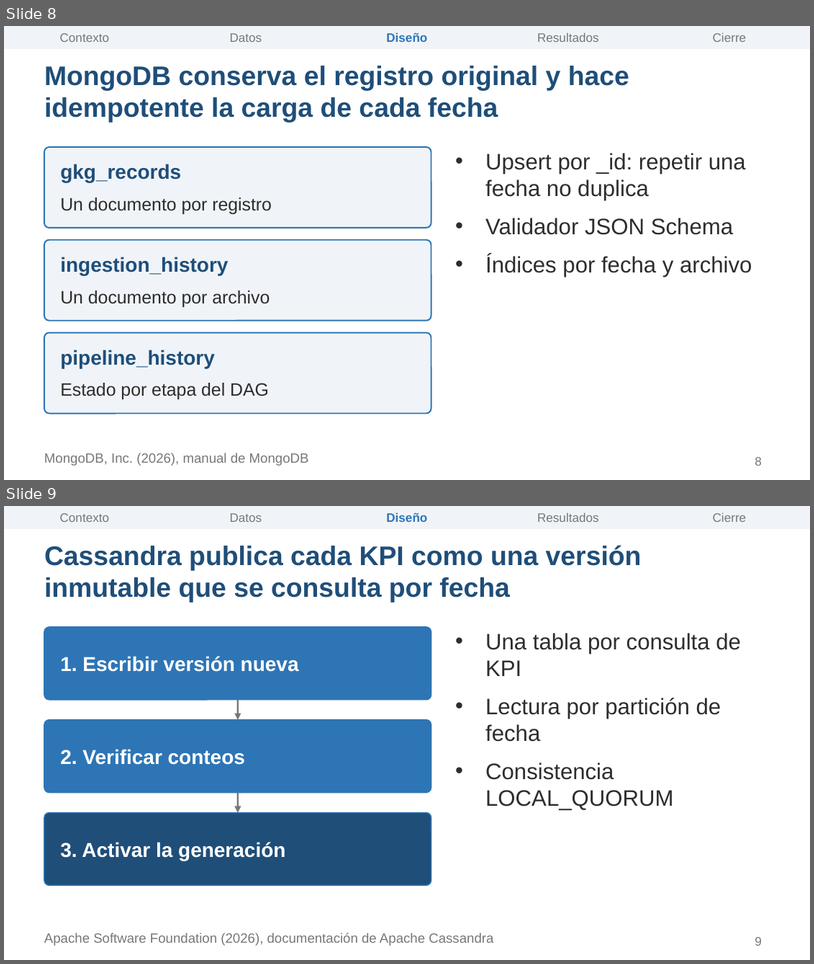
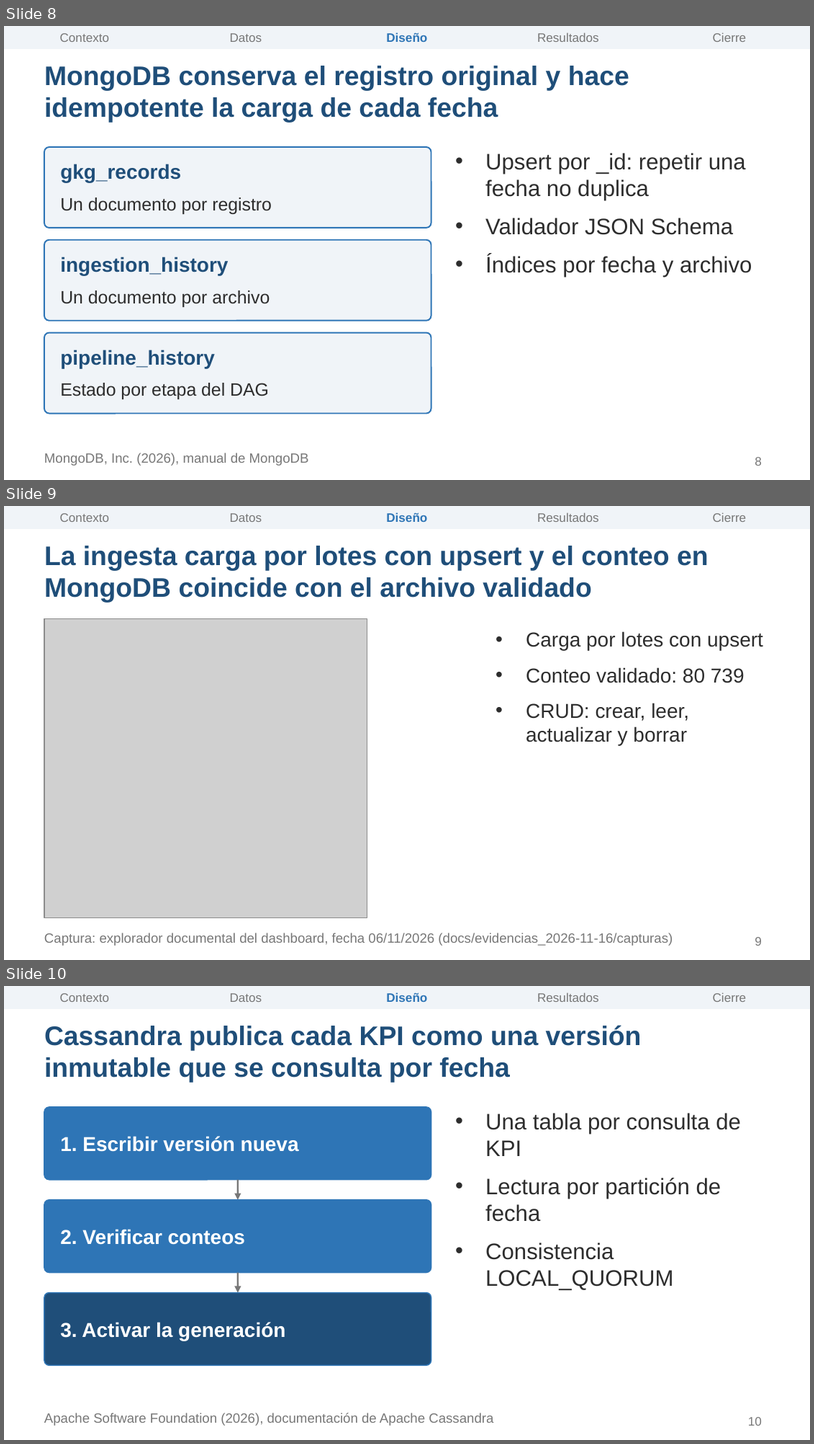
Before and after one commit to KarolayTamayoH/global-news-intelligence, a slide deck: docs/presentacion/global_news_intelligence.pptx. Shown one above the other, each under a label of ours: slides 8 and 9 before the commit, slides 8, 9 and 10 after it. The pictures are 814x964 and 814x1444 pixels, drawn with LibreOffice and Linux fonts; fonts in the diff are those of the drawing; grey boxes stand for pictures. Boxes give left, top, right and bottom in pixels: in the first picture for what was removed or moved away, otherwise in the second. Text is boxed around its words. In the diff, an @@ line names an element or a change of style, - is before the commit and + after.

```diff
--- a/docs/presentacion/global_news_intelligence.pptx
+++ b/docs/presentacion/global_news_intelligence.pptx
@@ slide 9 added at (4, 506, 810, 960), background #FFFFFF @@
@@ rectangle added at (4, 506, 810, 528), fill #F0F4F8, outline #F0F4F8 1 pt @@
@@ text added at (60, 513, 110, 522), 11 pt, text #777777 @@
+Contexto
@@ text added at (230, 513, 262, 522), 11 pt, text #777777 @@
+Datos
@@ text added at (386, 512, 427, 522), 11 pt, text #2E75B6, bold @@
+Diseño
@@ text added at (538, 512, 599, 522), 11 pt, text #777777 @@
+Resultados
@@ text added at (713, 512, 747, 522), 11 pt, text #777777 @@
+Cierre
@@ title added at (44, 546, 709, 602), 24 pt, text #1F4E79, bold @@
+La ingesta carga por lotes con upsert y el conteo en MongoDB coincide con el archivo validado
@@ picture added at (44, 619, 367, 917) @@
@@ text added at (526, 631, 764, 746), 18 pt, text #2D2D2D @@
+• Carga por lotes con upsert
+• Conteo validado: 80 739
+• CRUD: crear, leer, actualizar y borrar
@@ text added at (44, 932, 673, 945), 12 pt, text #777777 @@
+Captura: explorador documental del dashboard, fecha 06/11/2026 (docs/evidencias_2026-11-16/capturas)
@@ page number added at (755, 937, 762, 945), 11 pt, text #777777 @@
+9
@@ what was slide 9 is now slide 10 @@
@@ page number at (748, 1417, 762, 1425): text changed @@
-9
+10
```
Also in this commit, not shown: 10 slides changed, 5 other slides added, 1 slide removed, 3 other files.
